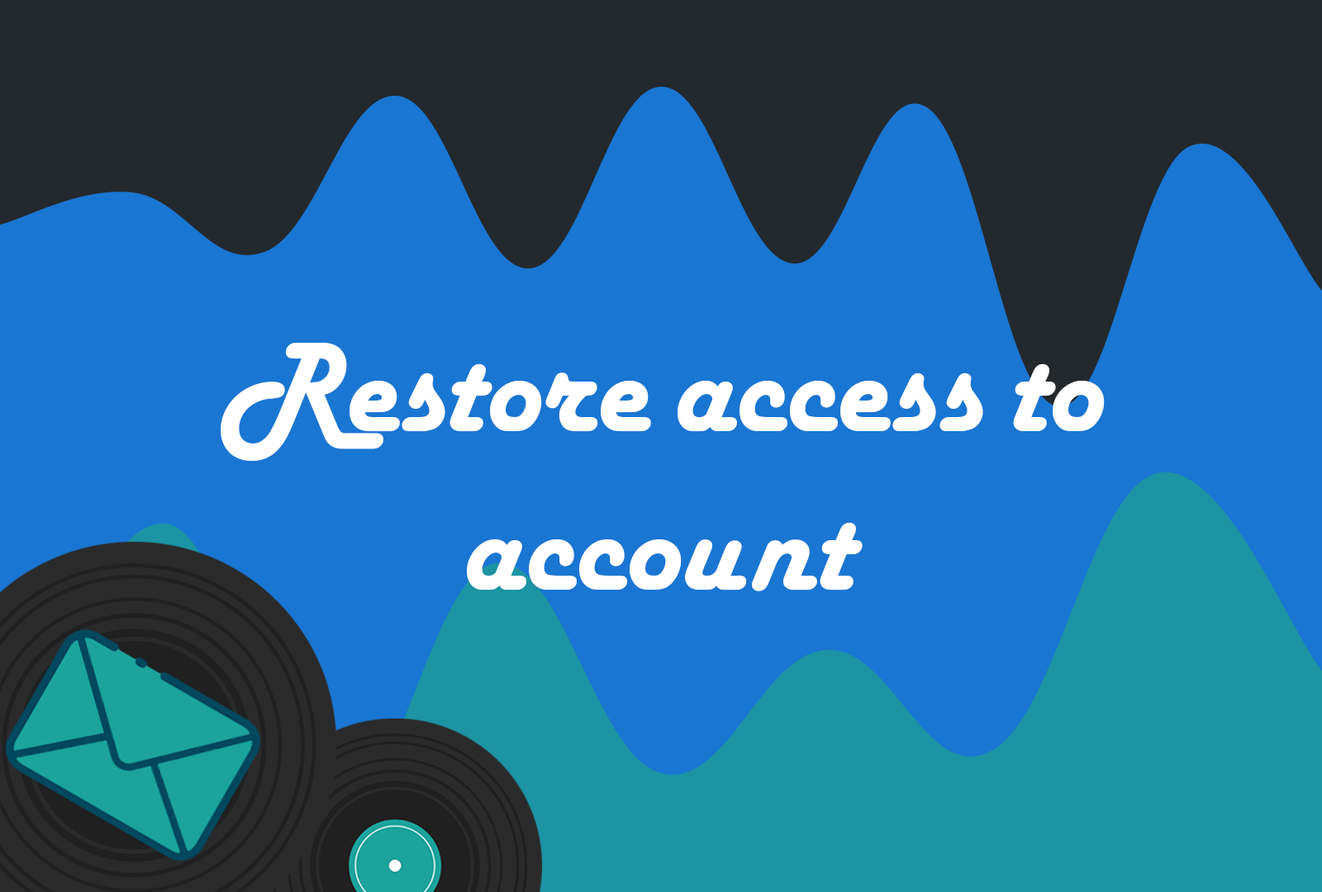
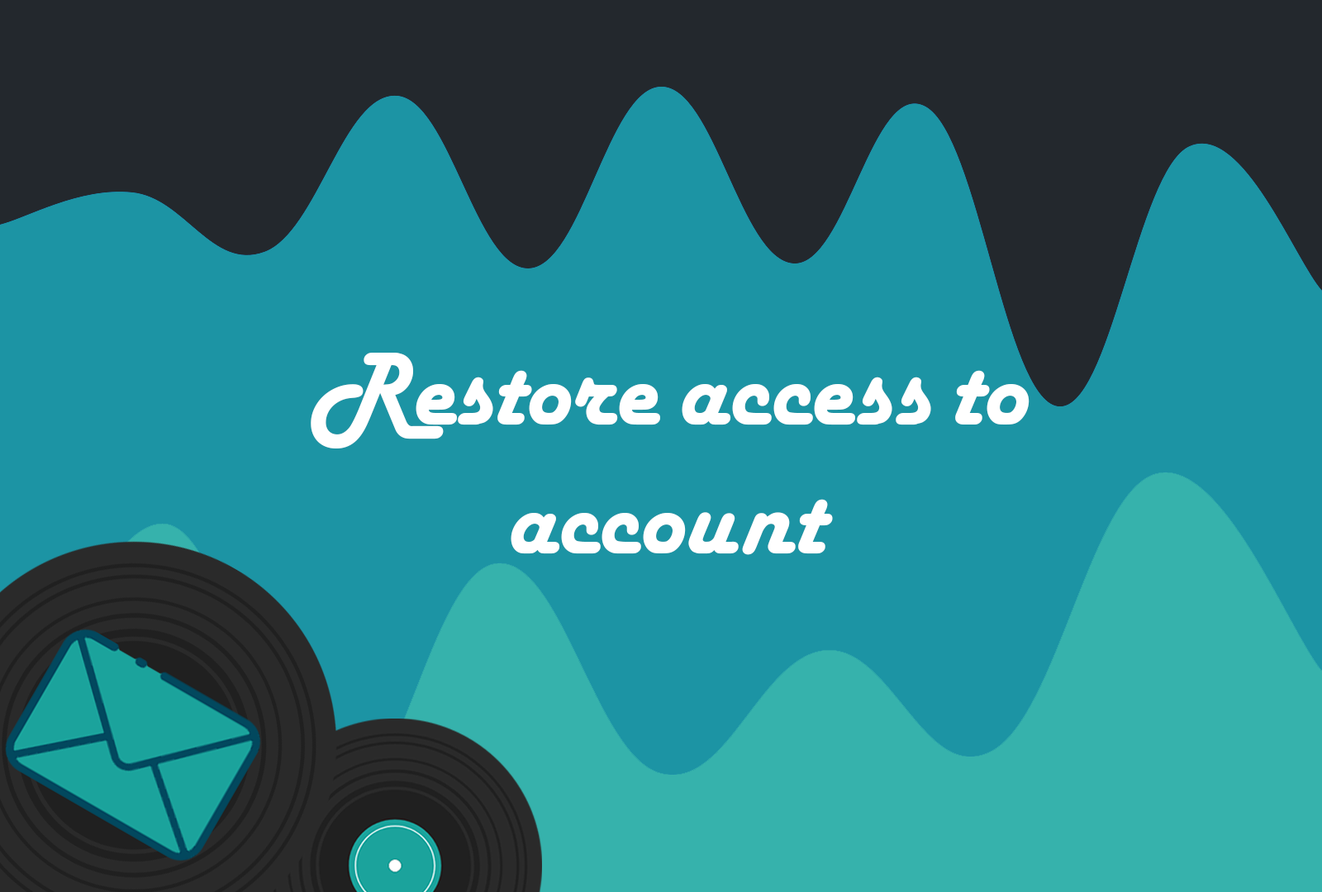
Layer changes from the first 1322 x 892 image to the second:
painted on "Restore access to account" over bbox(220, 342, 1105, 592)
painted on "Background" over bbox(0, 86, 1322, 892)
